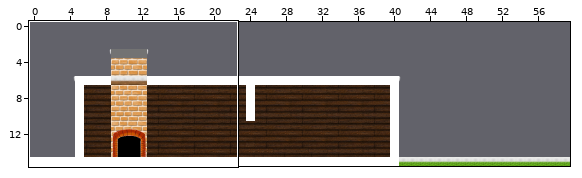
Tiled map (JSON) -- assets/levels/house1.json. Above, an overview of the earlier version with the close-up marked.
Close-up. Old version:
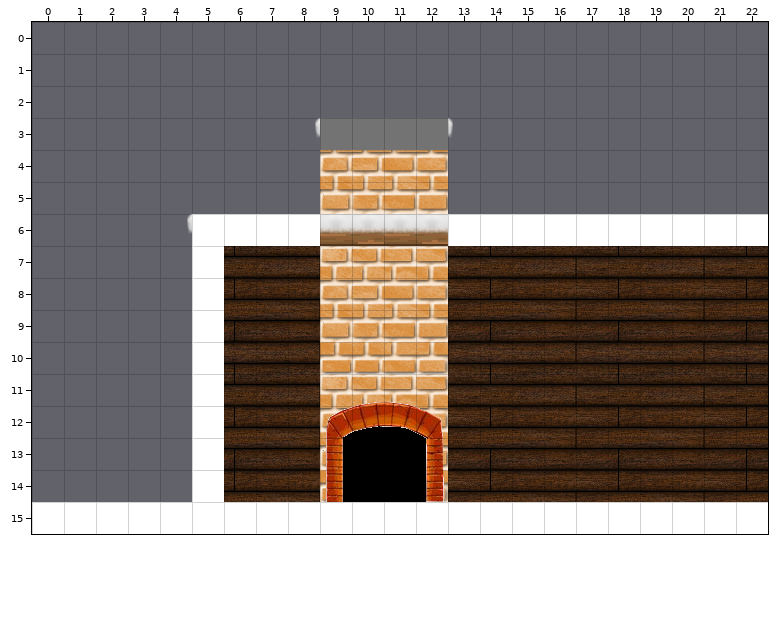
Cells are 32x32 px. Shown: x 0..22, y 0..15. The commit also changed other parts of the map, which this record leaves out.
After the commit:
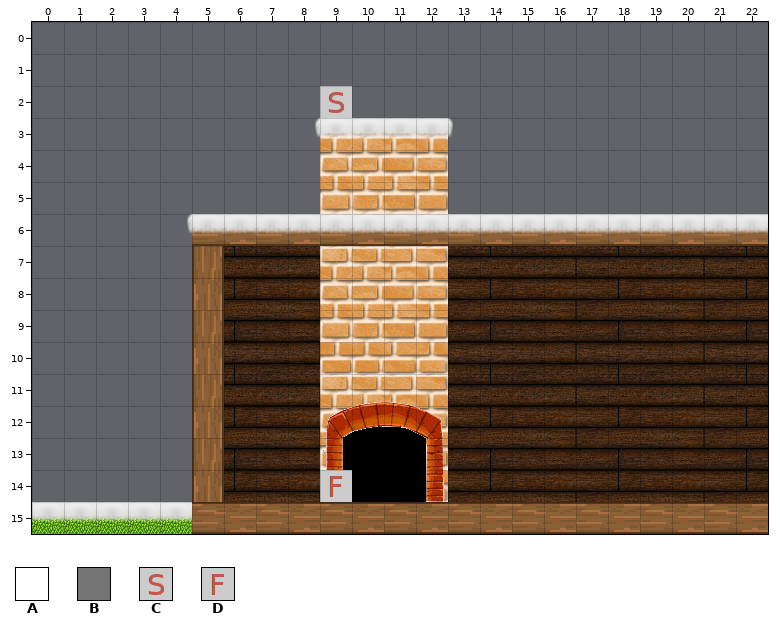
Key: from "Simple": A 1, B 2, C 4, D 6.
_ is an empty cell, . an unchanged one.
Tiles of an added or newly shown layer are drawn over the layers below it.
Difference:
--- layer "Platforms" (now hidden)
@@ x 9..12 @@
- 3 BBBB
+ 3 ____
@@ x 0..22 @@
- 6 .....AAAA....AAAAAAAAAA
- 7 .....A.................
- 8 .....A.................
- 9 .....A.................
-10 .....A.................
-11 .....A.................
-12 .....A.................
-13 .....A.................
-14 .....A.................
-15 AAAAAAAAAAAAAAAAAAAAAAA
+ 6 .....____....__________
+ 7 ....._.................
+ 8 ....._.................
+ 9 ....._.................
+10 ....._.................
+11 ....._.................
+12 ....._.................
+13 ....._.................
+14 ....._.................
+15 _______________________
--- layer "Objects" (now shown)
@@ x 9..9 @@
- 2 _
+ 2 C
@@ x 9..9 @@
-14 _
+14 D
Boxes around the changes in both close-ups, in picture pixels (x1, y1, x2, y2):
changed: (320, 86, 448, 150)
changed: (32, 214, 768, 534)
